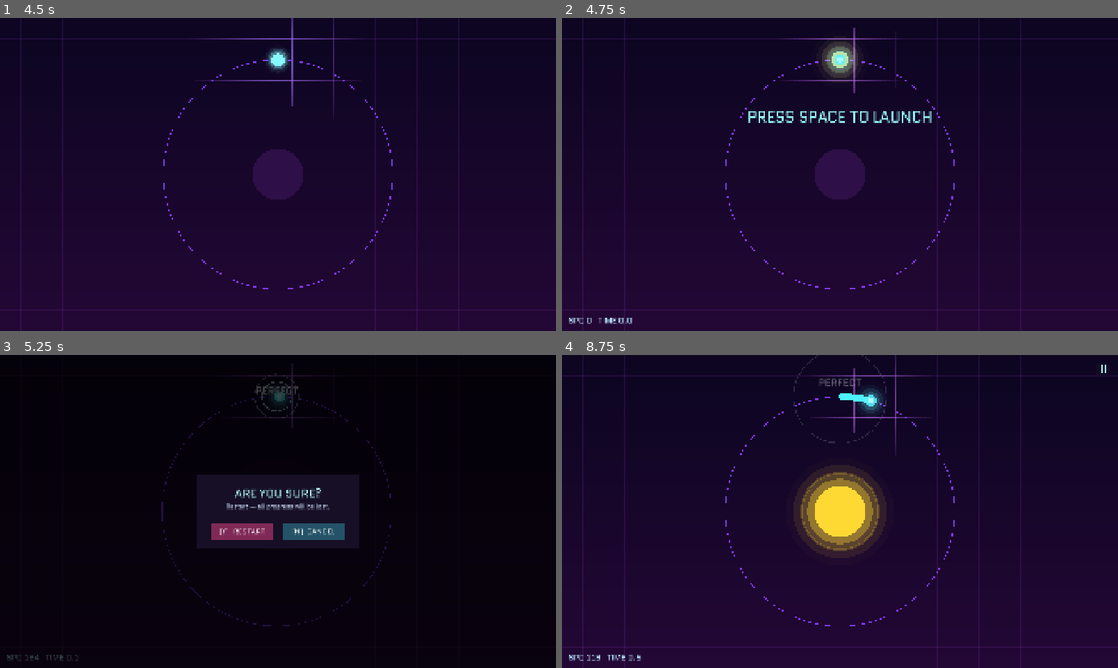
Above: before the commit, frames 1-4 (two rows, left to right).
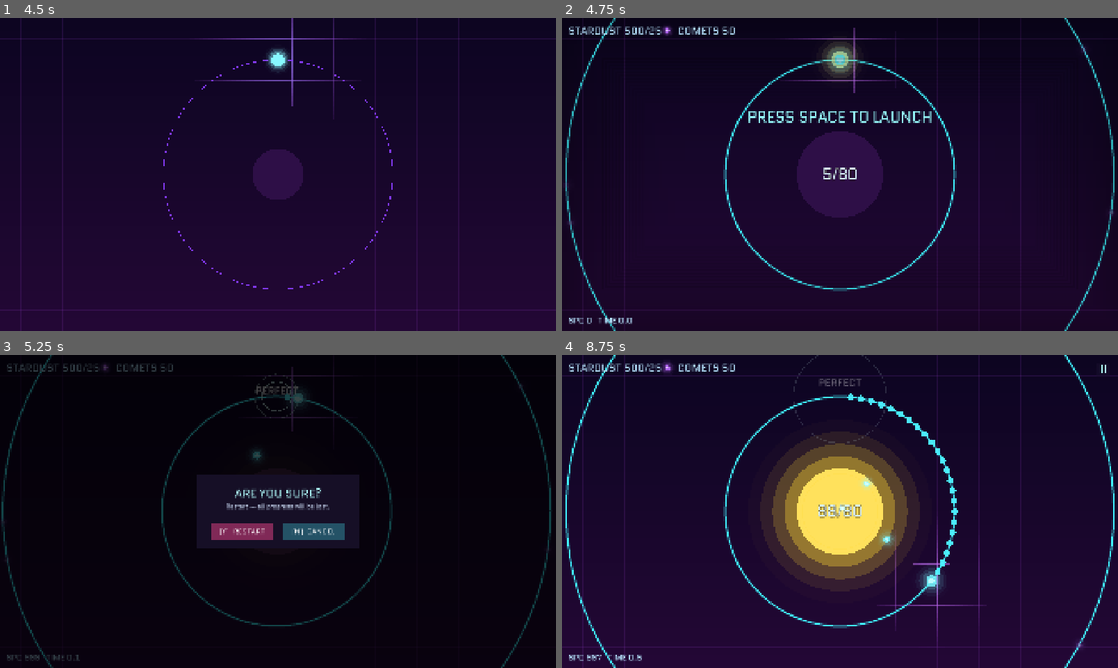
Above: after the commit, the same moments.

Repository: kjbrown-sandbox/juniper-dev-gamejam
Game: Godot game, scene res://MainMenu.tscn
The game is run twice, just before and just after one commit, with the same random seed, the same clock (stepped at 60 frames per second) and the same inputs.
Inputs (mouse positions are in pixels of both pictures, inside the frame that each line leads up to):
- Up to frame 1 (4.5 s): click "PLAY" at 0.5 s; tap Enter at 1.25, 2.85 s; move the mouse to (400, 158) at 1.27 s; hold Right 1.28-2.03 s; hold F 1.28-2.03 s; click (400, 158) at 1.42 s; tap Space at 1.52, 2.27, 3.77 s; move the mouse to (166, 190) at 2.02 s; hold Down 2.03-2.78 s; tap Y at 2.1 s; move the mouse to (333, 105) at 2.77 s; hold Right 2.78-3.53 s; move the mouse to (250, 237) at 3.52 s; hold Up 3.53-4.28 s; tap Keypad Enter at 3.6 s; click (250, 237) at 3.67 s; move the mouse to (444, 221) at 4.27 s; hold Left from 4.28 s (still down); tap N at 4.35 s
- Up to frame 2 (4.75 s): keep holding Left; tap Space at 4.52 s
- Up to frame 3 (5.25 s): keep holding Left; tap Space at 5 s; move the mouse to (111, 464) at 5.02 s; tap R at 5.1 s
- Up to frame 4 (8.75 s): tap Space at 5.27, 6.77, 7.52, 8.27 s; move the mouse to (867, 511) at 5.77 s; release Left at 5.78 s; hold Down 5.78-6.53 s; tap B at 5.85 s; click (867, 511) at 5.92 s; move the mouse to (756, 433) at 6.52 s; hold Right 6.53-7.28 s; tap P at 6.6 s; move the mouse to (962, 495) at 7.27 s; hold Up 7.28-8.03 s; hold F 7.28-8.03 s; move the mouse to (728, 527) at 8.02 s; hold Right from 8.03 s (still down); tap Y at 8.1 s; click (728, 527) at 8.17 s

Frame 1 is identical in both runs. In frame 2, 4.8% of the frame differs, in the area x 0-100%, y 0-100%; in frame 3, 1.7%; in frame 4, 14%.

Commit message:
Enable debug_start for testing (turn off before shipping)
Co-Authored-By: Claude Opus 4.8 (1M context) <noreply@anthropic.com>

Diff:
--- a/Game.gd
+++ b/Game.gd
@@ -140,7 +140,7 @@
 @export var fin_hold := 0.5             # victory screen: pause after each element before the next starts
 
 # ── Debug ──────────────────────────────────────────────────
-@export var debug_start := false         # TESTING: start with every upgrade + two rings sealed. TURN OFF before shipping.
+@export var debug_start := true         # TESTING: start with every upgrade + two rings sealed. TURN OFF before shipping.
 
 # ── State ──────────────────────────────────────────────────
 var phase := "play"      # play | dead | won | finale (the escape cinematic)
